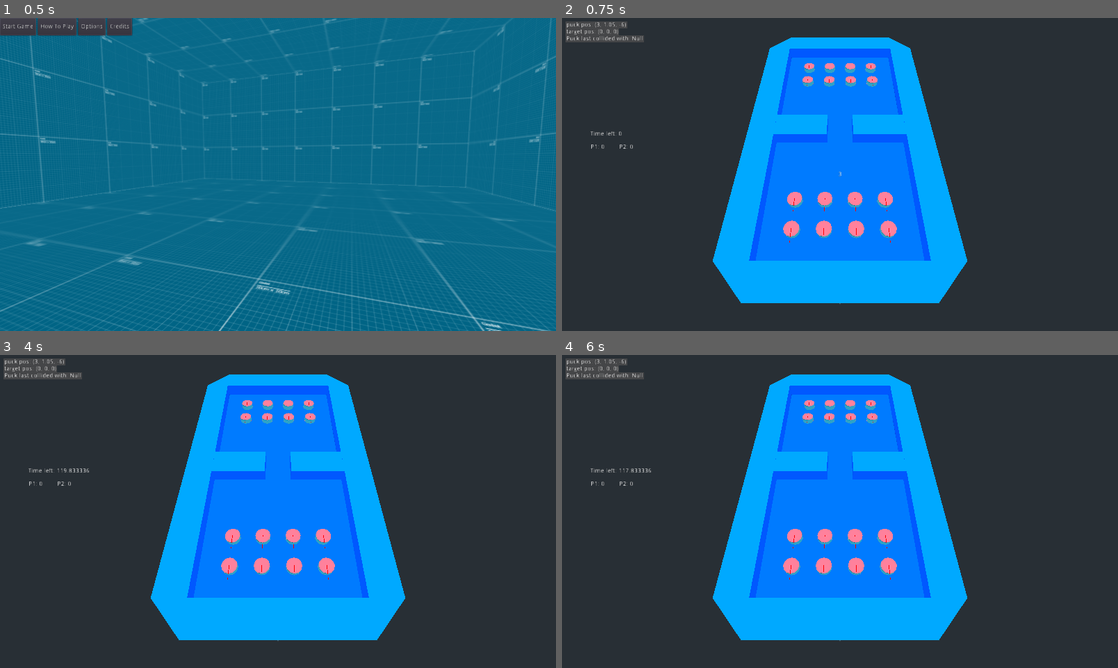
Above: before the commit, frames 1-4 (two rows, left to right).
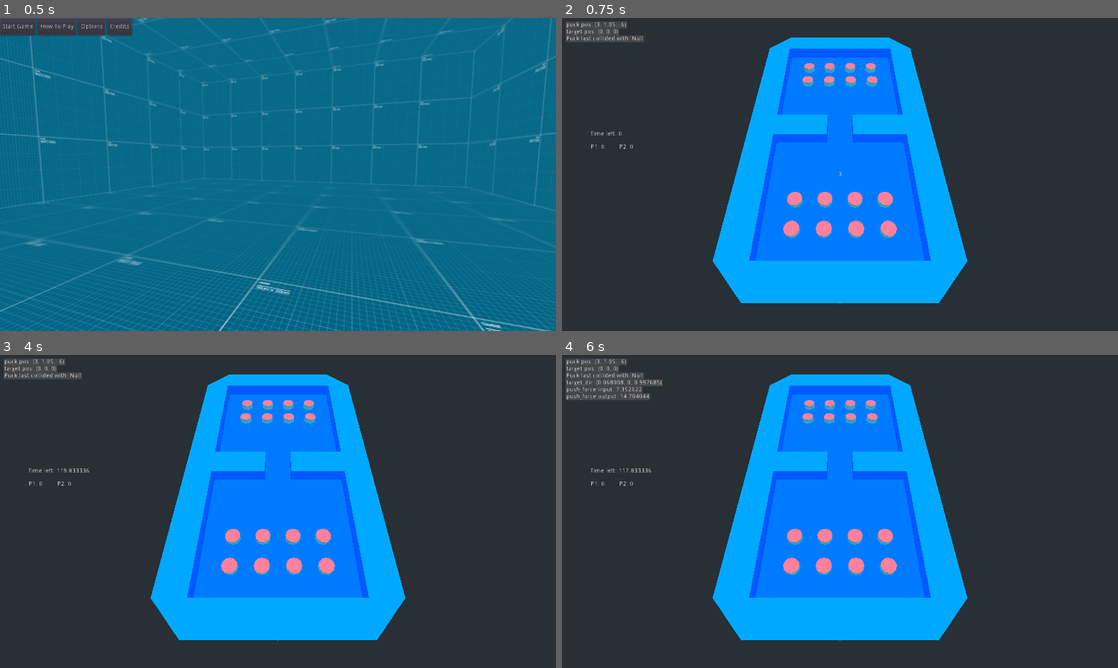
Above: after the commit, the same moments.

Repository: gamkedo-la/puck2000
Game: Godot game, scene res://scenes/MenuMain/MainMenu.tscn
Two runs of this game, one before a commit and one after it. Both use one fixed random seed, a clock stepped at 60 frames per second and the inputs below.
Inputs (mouse positions are in pixels of both pictures, inside the frame that each line leads up to):
- Up to frame 1 (0.5 s): no input
- Up to frame 2 (0.75 s): click "Start Game" at 0.5 s
- Up to frame 3 (4 s): tap Enter (ui_accept) at 1.25, 1.52, 2, 2.27, 2.75, 3.5, 3.77 s; move the mouse to (400, 495) at 1.27 s; tap Space (puck) at 1.35, 2.1, 3.05, 3.6 s; click (400, 495) at 1.42 s; move the mouse to (166, 527) at 2.02 s; click (166, 527) at 2.17 s; move the mouse to (333, 442) at 2.77 s; press the mouse at (333, 442) at 2.78 s; move the mouse to (250, 574) at 3.52 s; release the mouse at (250, 574) at 3.53 s; click (250, 574) at 3.67 s
- Up to frame 4 (6 s): tap Enter (ui_accept) at 4.25, 4.52, 5, 5.27 s; move the mouse to (1006, 558) at 4.27 s; tap Space (puck) at 4.35, 5.3, 5.85 s; click (1006, 558) at 4.42 s; move the mouse to (673, 464) at 5.02 s; click (673, 464) at 5.1 s; move the mouse to (867, 511) at 5.77 s; click (867, 511) at 5.92 s

Frame 1 is identical in both runs. In frame 2, less than 0.1% of the frame differs, in the area x 40-60%, y 15-72%; in frame 3, less than 0.1%; in frame 4, 1.1%, in the area x 0-60%, y 7-72%.

Commit message:
hook up opponent AI to hit Adv markers

Diff:
--- a/pucks/standard/PuckStd.tscn
+++ b/pucks/standard/PuckStd.tscn
@@ -32,6 +32,7 @@
 
 [node name="DebugPointer" type="MeshInstance" parent="."]
 transform = Transform( -1, 3.38151e-07, 3.82137e-15, 0, -1.69076e-07, 1, 8.74228e-08, 3.868, 4.37114e-08, 0, 0.431392, 0.474271 )
+visible = false
 mesh = SubResource( 2 )
 material/0 = SubResource( 3 )
 
@@ -48,4 +49,15 @@
 skeleton = NodePath("../..")
 material/0 = SubResource( 3 )
 
+[node name="RayOrigins" type="Spatial" parent="."]
+
+[node name="RayOrigin1" type="Position3D" parent="RayOrigins"]
+transform = Transform( 1, 0, 0, 0, 1, 0, 0, 0, 1, 0, 0.25, 0.5 )
+
+[node name="RayOrigin2" type="Position3D" parent="RayOrigins"]
+transform = Transform( 1, 0, 0, 0, 1, 0, 0, 0, 1, 0.5, 0.25, 0 )
+
+[node name="RayOrigin3" type="Position3D" parent="RayOrigins"]
+transform = Transform( 1, 0, 0, 0, 1, 0, 0, 0, 1, -0.5, 0.25, 0 )
+
 [connection signal="input_event" from="." to="." method="_on_Puck_input_event"]
--- a/scenes/GamePlay/GamePlay.tscn
+++ b/scenes/GamePlay/GamePlay.tscn
@@ -66,4 +66,4 @@
 
 [node name="OpponentAI" type="Node" parent="."]
 script = ExtResource( 5 )
-opponent_tick_rate = 3.0
+opponent_tick_rate = 2.0
--- a/scenes/GamePlay/opponent_ai.gd
+++ b/scenes/GamePlay/opponent_ai.gd
@@ -54,53 +54,85 @@
 	# set target destination based on OpponentMarkers
 
 	var random_num2 = randi() % opponent_markers_adv.size()
-	var aim_target = opponent_markers_adv[random_num2].transform.origin
-
-	check_clearance(current_puck, aim_target)
-#	prints(current_puck.transform.origin, aim_target)
-
-#	current_puck.targetDest = aim_target
-#	print(current_puck.targetDest)
+	var aim_target = opponent_markers_adv[random_num2].global_transform.origin
+
 	current_puck.opponent_aiming_at = aim_target
 
 	yield(get_tree().create_timer(0.5), "timeout")
 
-	# set push force
-	current_puck.puck_push(current_puck.cur_dir, 9.0)
+	if not check_clearance(current_puck, aim_target):
+		print("I couldn't line up a clear shot")
+	else:
+		print("Taking the shot!")
+		# set push force
+		current_puck.puck_push(current_puck.cur_dir, 9.0)
 
 	current_puck.isSelected = false
 	pass
 
 
-func check_clearance(puck:Node, target:Vector3) -> void:
+func check_clearance(puck:Node, target:Vector3) -> bool:
+
+	# Get all RayOrigins locations
+	var puck_ray_origins = puck.get_node("RayOrigins").get_children()
+
+	# Rays are ordered as 0 = front, 1 = left, 2 = right
+	var ray_origins = []
+	for i in puck_ray_origins.size():
+		var ray_origin_pos = puck_ray_origins[i].global_transform.origin
+		ray_origins.append(ray_origin_pos)
+
+	# The ray_ends are so raycasts are parallel - to reflect the width of the puck
+	var ray_ends = []
+	ray_ends.append(Vector3(target.x, ray_origins[0].y, target.z)) # the 3DPosition node in the table scene as is
+	ray_ends.append(Vector3(target.x + puck_ray_origins[1].transform.origin.x, ray_origins[1].y, target.z)) # to the left of that node
+	ray_ends.append(Vector3(target.x + puck_ray_origins[2].transform.origin.x, ray_origins[2].y, target.z)) # to the left of that node
+	# TODO: There's still an issue with the raycast vector maths here - what happens if the raycasts are fired when the puck hasn't had time to turn to face the target yet?
+
+	var all_ray_points = [ray_origins, ray_ends]
+
+#	print("ray_origins: ", ray_origins)
+#	print("ray_ends: ", ray_ends)
+
+	if puck.isDebug:
+
+		for i in all_ray_points[0].size():
+			var ray_origin = all_ray_points[0][i]
+			var ray_end = all_ray_points[1][i]
+			DebugDraw.draw_line_3d(ray_origin, ray_end, Color(0, 1, 0))
+
+	# get current physics state
+	var space_state = puck.get_world().direct_space_state
 
 	var rayOrigin = Vector3.ZERO
 	var rayEnd = Vector3.ZERO
-	# get current physics state
-	var space_state = puck.get_world().direct_space_state
 	# set the ray origin
 	rayOrigin = puck.transform.origin + Vector3(0, 0.2, 0) # lifts up the raycast a little, otherwise it shoots under all the puck rigidbody colliders
-	prints("rayOrigin:", rayOrigin)
 	# set the ray end point
 	rayEnd = Vector3(target.x, rayOrigin.y, target.z)
-	prints("rayEnd:", rayEnd)
-
-	if puck.isDebug:
-		DebugDraw.draw_line_3d(rayOrigin + Vector3(0,0.2,0), rayEnd + Vector3(0,0.2,0), Color(0, 1, 0))
 
 
 	var collision_mask = (1 << 1) | (1 << 2) | (1 << 3)
 
-	# get the ray hit
-	var result = space_state.intersect_ray(rayOrigin, rayEnd, [], collision_mask)
-	prints("intersect result", result)
-
-	if not result.empty():
-		print("I hit something")
-	else:
-		print("Nothing in the way")
-
-	pass
+	var results = []
+	# get the ray hits
+	for i in all_ray_points[0].size():
+		var ray_origin = all_ray_points[0][i]
+		var ray_end = all_ray_points[1][i]
+		var temp_result = space_state.intersect_ray(ray_origin, ray_end, [], collision_mask)
+		results.append(temp_result)
+
+#	print("raycast intersect results: ", results)
+
+	for result in results:
+		if not result.empty():
+#			print("I hit something")
+			return true
+		else:
+#			print("Nothing in the way")
+			pass
+
+	return false
 
 
 func table_setup() -> void:
